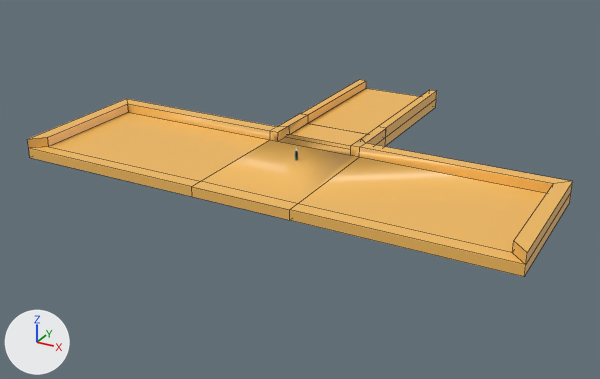
Before and after pictures for a commit that changed the FBX model Assets/Models/MathRunnerModels.fbx.
The view is the same before and after, from a camera (50 mm lens) standing at (7.26, -13.05, 6.12) and looking at (0.01, 0.12, -0.47). The axes (+X, +Y, +Z) are drawn at lower left. The lights are the same throughout. Mesh edges are drawn as thin lines on the coarser meshes. Where no turn or scale is listed for an object, it has been applied to the vertices.

Names of what the first picture shows: 'Road', 'StartBuilding'.
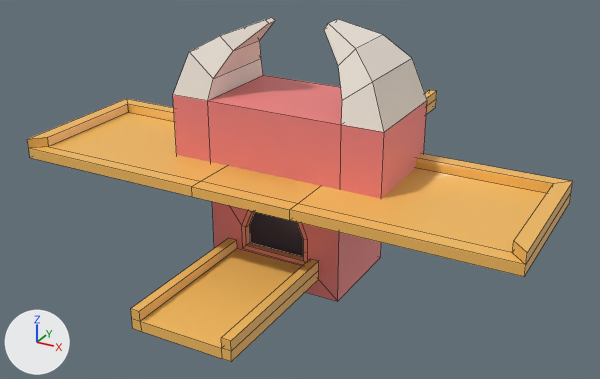
Where the newer file only moved an object's origin or applied its transform, the numbers keep the older frame.

Edits to the scene script, one JSON object a line:
```json
{"op": "add", "block": "me_cube_002", "code": ["me_cube_002 = bpy.data.meshes.new('Cube.002')", "me_cube_002.from_pydata(...)  # 101 vertices, 88 faces; spans x -2.19..2.17, y -3.88..1.12, z -2.09..2.93", "me_cube_002.materials.append(mat_material)  # picture img_projectcolorpallet_png"]}
{"op": "add", "block": "ob_finish", "code": ["ob_finish = bpy.data.objects.new('Finish', me_cube_002)", "ob_finish.location = (0.0, 0.0, 0.0)"]}
```

Changed parts and their boxes (x1, y1, x2, y2) in the pictures (600 x 379 px):
```json
{"object": "Finish", "change": "added", "after": [131, 17, 427, 362]}
{"object": "Road", "change": "unchanged, covered by the edit", "before": [302, 79, 437, 146], "after": [425, 90, 437, 113]}
```
